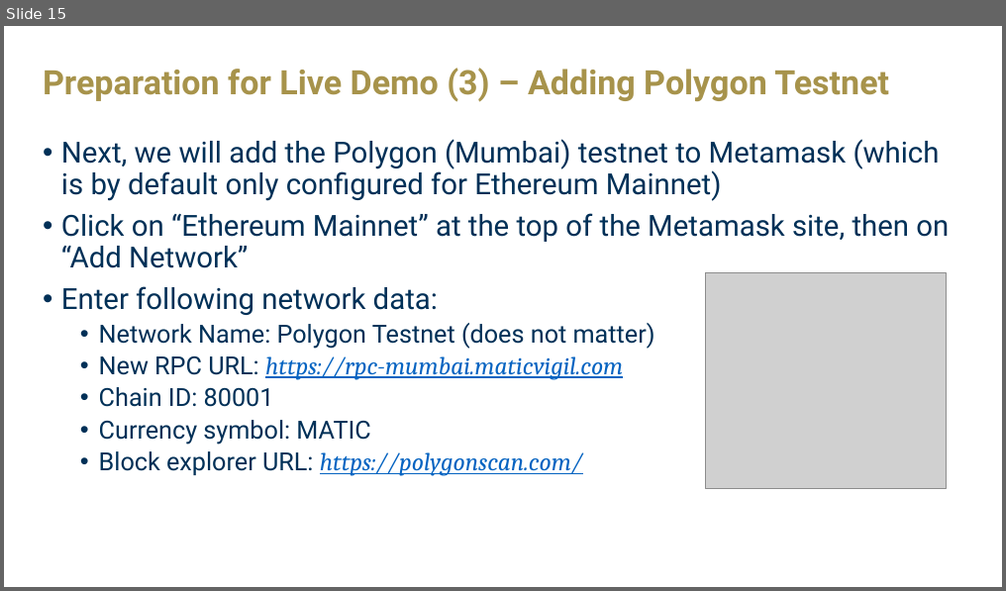
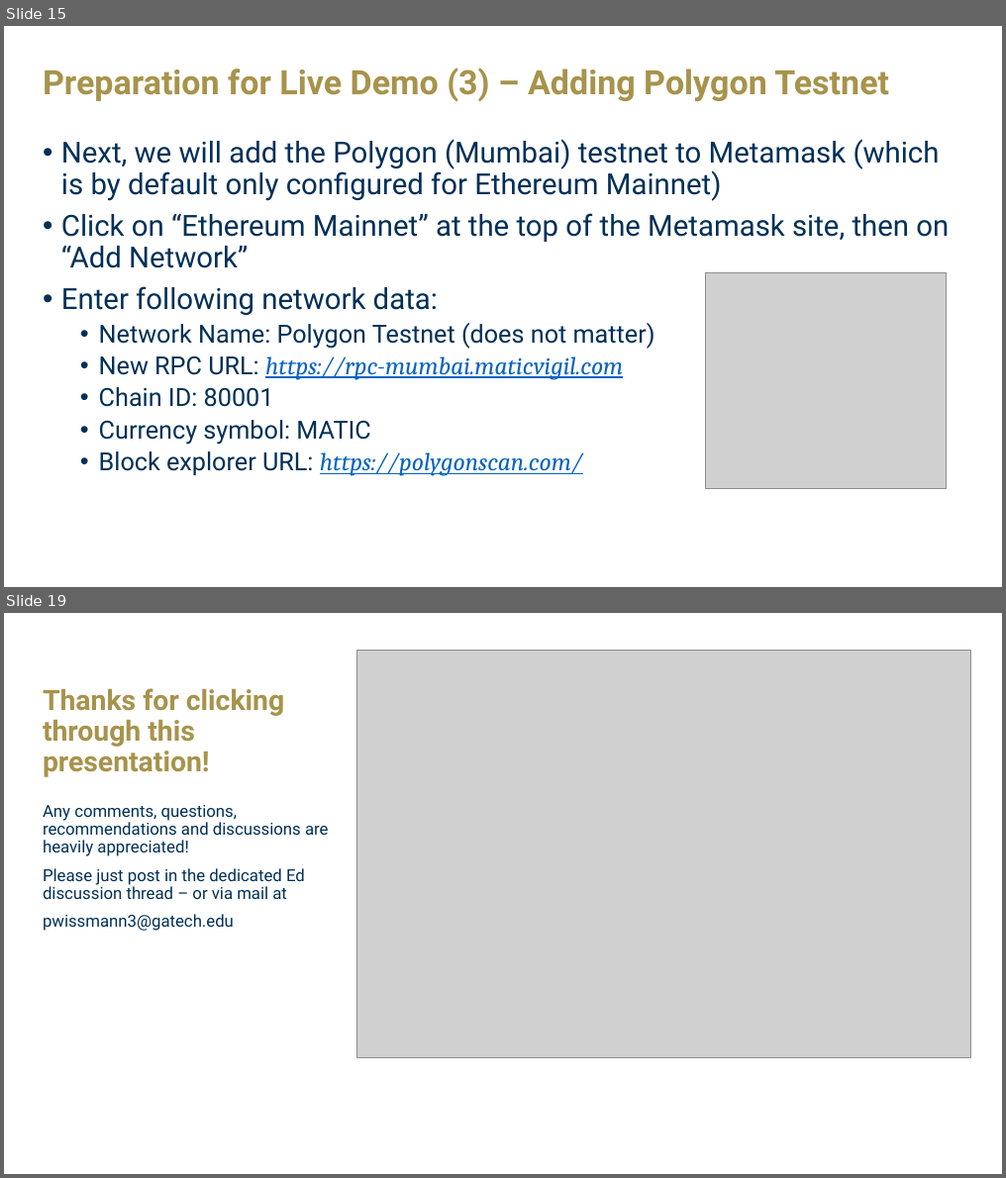
Before and after one commit to PiDabbelju/CS6675-PiTrust, a slide deck: PPT/CS6675-PiTrust.pptx. Shown one above the other, each under a label of ours: slide 15 before the commit, slides 15 and 19 after it; the slides between them are not shown. The pictures are 1006x591 and 1006x1178 pixels, drawn with LibreOffice and Linux fonts; fonts in the diff are those of the drawing; grey boxes stand for pictures; background and template pictures are left out. Boxes give left, top, right and bottom in pixels: in the first picture for what was removed or moved away, otherwise in the second. Text is boxed around its words. In the diff, an @@ line names an element or a change of style, - is before the commit and + after.

```diff
--- a/PPT/CS6675-PiTrust.pptx
+++ b/PPT/CS6675-PiTrust.pptx
@@ slide 19 added at [4,613,1002,1174], background picture (left out) @@
@@ picture added at [357,651,971,1059] @@
@@ title added at [43,688,284,777], 27 pt, text #A7934B, bold @@
+Thanks for clicking through this presentation!
@@ text added at [43,805,329,931], 16 pt, text #003057 @@
+Any comments, questions, recommendations and discussions are heavily appreciated!
+Please just post in the dedicated Ed discussion thread – or via mail at
+pwissmann3@gatech.edu
```
Also in this commit, not shown: 2 slides changed, 1 other slide added, 1 slide removed.
